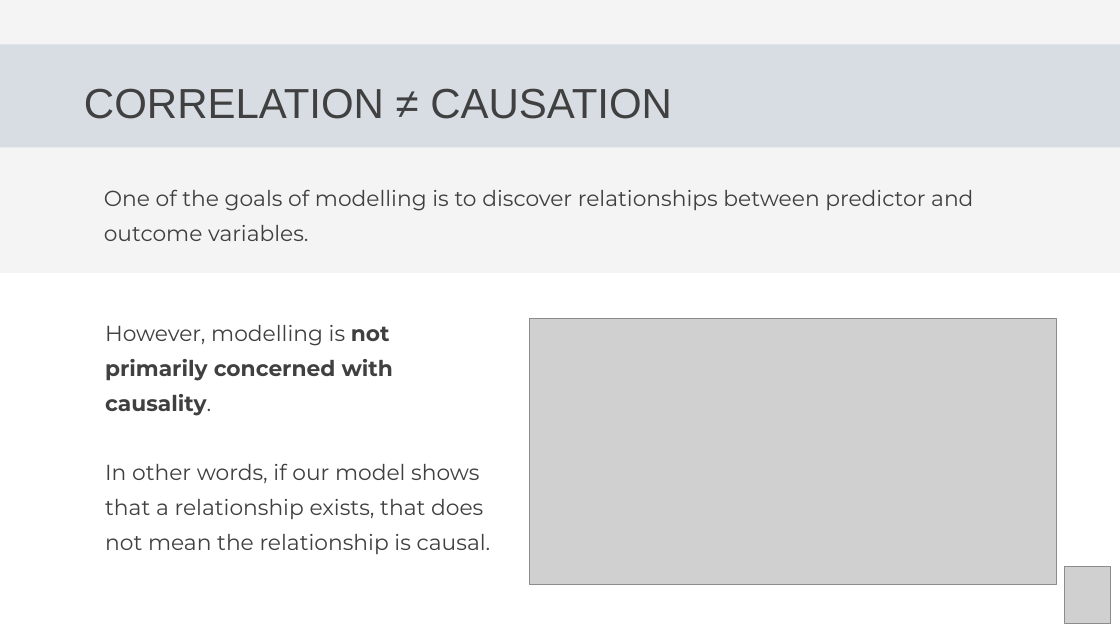
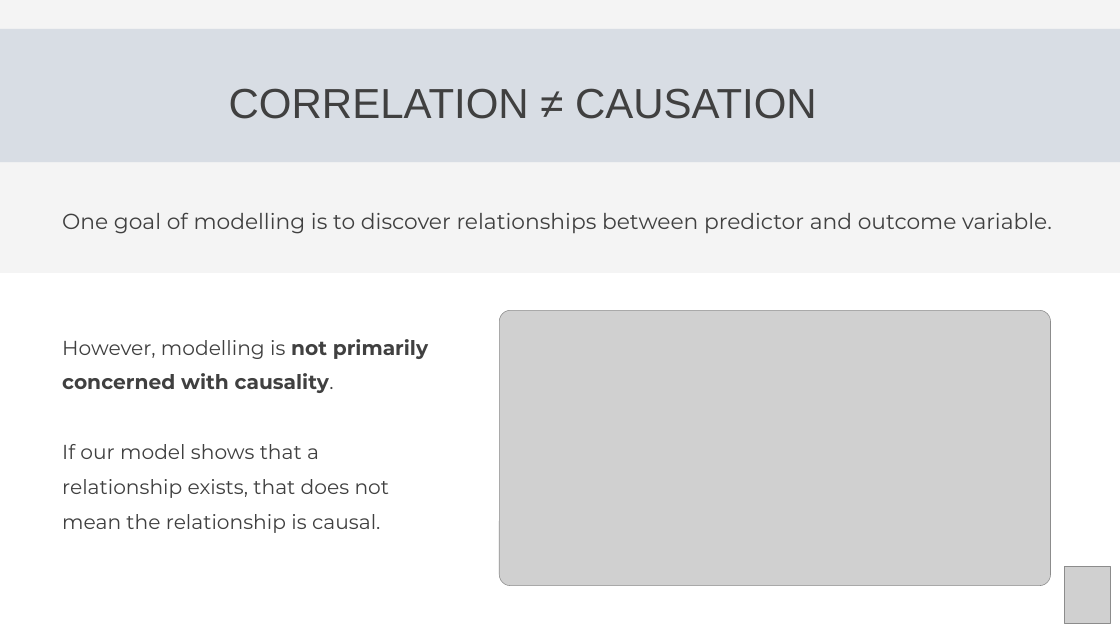
Before and after one commit to Center-for-Health-Data-Science/Foundations-of-Health-Data-Science, a slide deck: slide 15 of Slides/FHDS_Model_Evaluation_Part4.pptx. Drawn at 1120x630 pixels with LibreOffice and Linux fonts; fonts in the diff are those of the drawing; grey boxes stand for pictures. Boxes give left, top, right and bottom in pixels: in the first picture for what was removed or moved away, otherwise in the second. Text is boxed around its words. In the diff, an @@ line names an element or a change of style, - is before the commit and + after.

```diff
--- a/Slides/FHDS_Model_Evaluation_Part4.pptx
+++ b/Slides/FHDS_Model_Evaluation_Part4.pptx
@@ freeform shape: place and size @@
-freeform shape at [0,44,1120,147]
+freeform shape at [0,29,1120,162]
@@ text "CORRELATION ≠ CAUSATION": place and size @@
-text "CORRELATION ≠ CAUSATION" at [84,88,672,119]
+text "CORRELATION ≠ CAUSATION" at [229,88,817,119]
@@ text at [62,213,1052,234]: text changed @@
-  One of the goals of modelling is to discover relationships between predictor and outcome variables.
+  One goal of modelling is to discover relationships between predictor and outcome variable.
@@ text "However, modelling is not primarily ...": place and size @@
-text "However, modelling is not primarily ..." at [105,325,491,554]
+text "However, modelling is not primarily ..." at [62,339,428,533]
@@ picture: place and size @@
-picture at [529,318,1056,585]
+picture at [500,310,1051,586]
@@ text at [62,339,428,393]: size 28 to 26 pt in "However, modelling is not primarily concerned with ..." @@
@@ text at [62,444,390,533]: text changed; size 28 to 26 pt @@
-  In other words, if our model shows that a relationship exists, that does not mean the relationship is causal.
+  If our model shows that a relationship exists, that does not mean the relationship is causal.
```
Also in this commit, not shown: 14 other slides changed, 3 slides added, 1 slide removed.
